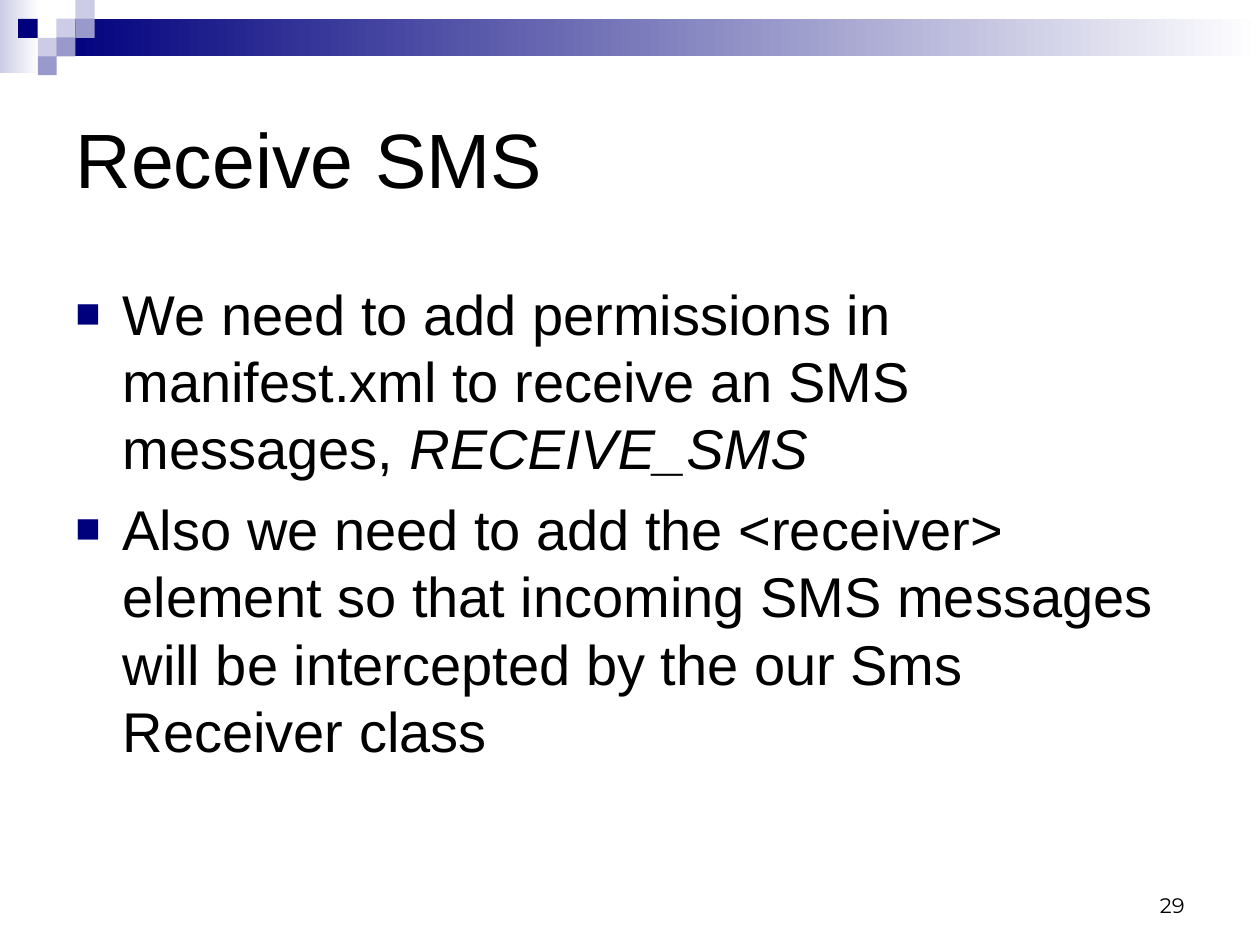
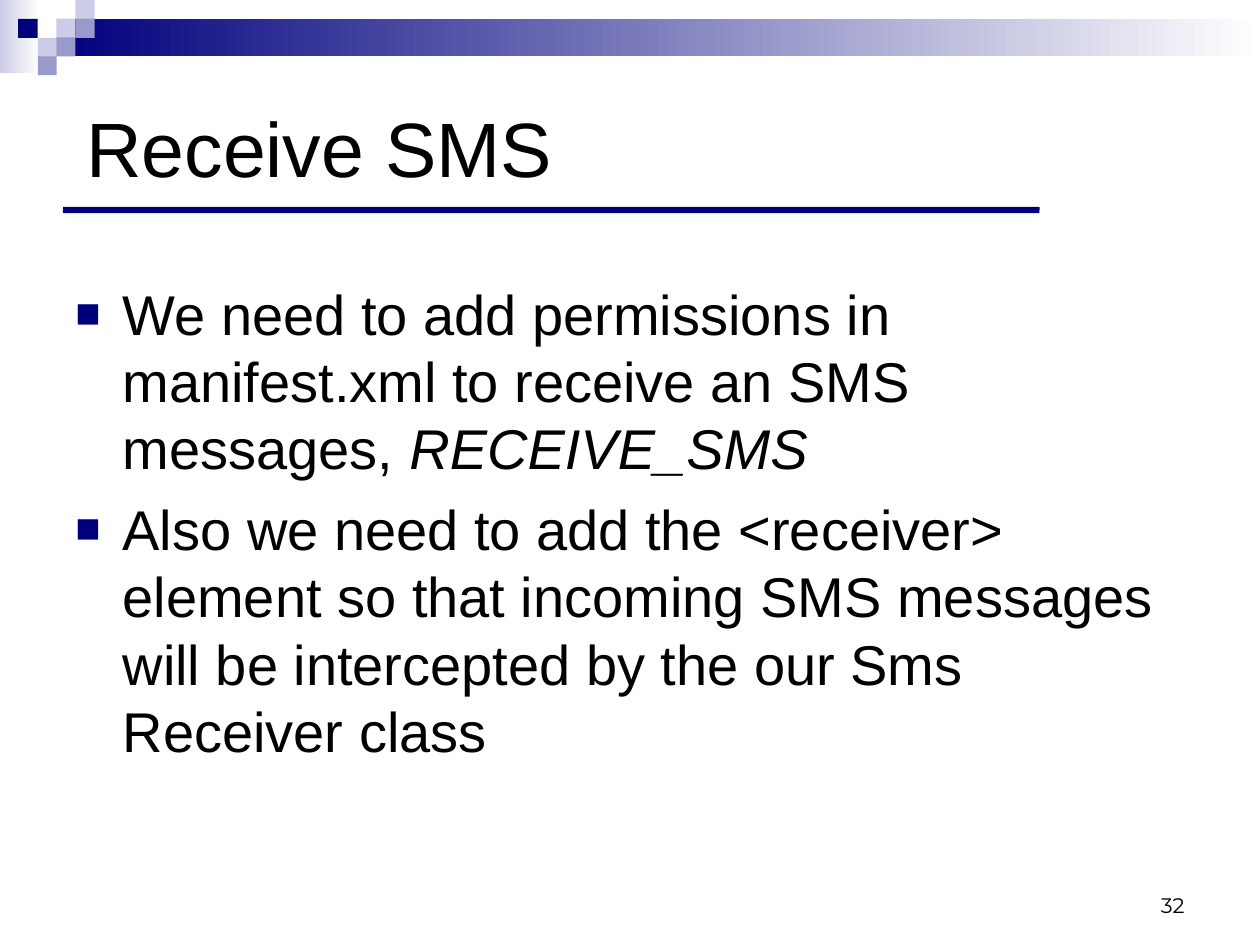
Before and after one commit to ndavidor/SmsTelephony, a slide deck: slide 32 of Telephony&SMS.ppt (slide 29 before the commit). Drawn at 1260x945 pixels with LibreOffice and Linux fonts; fonts in the diff are those of the drawing. Boxes give left, top, right and bottom in pixels: in the first picture for what was removed or moved away, otherwise in the second. Text is boxed around its words. In the diff, an @@ line names an element or a change of style, - is before the commit and + after.

```diff
--- a/Telephony&SMS.ppt
+++ b/Telephony&SMS.ppt
@@ title "Receive SMS": place and size @@
-title "Receive SMS" at <box>76,132,542,189</box>
+title "Receive SMS" at <box>86,121,553,178</box>
@@ line added from (63, 210) to (1040, 210), #00007D 3.49 pt @@
@@ page number at <box>1161,898,1185,913</box>: text changed @@
-29
+32
```
Also in this commit, not shown: 20 other slides changed, 9 slides added.
